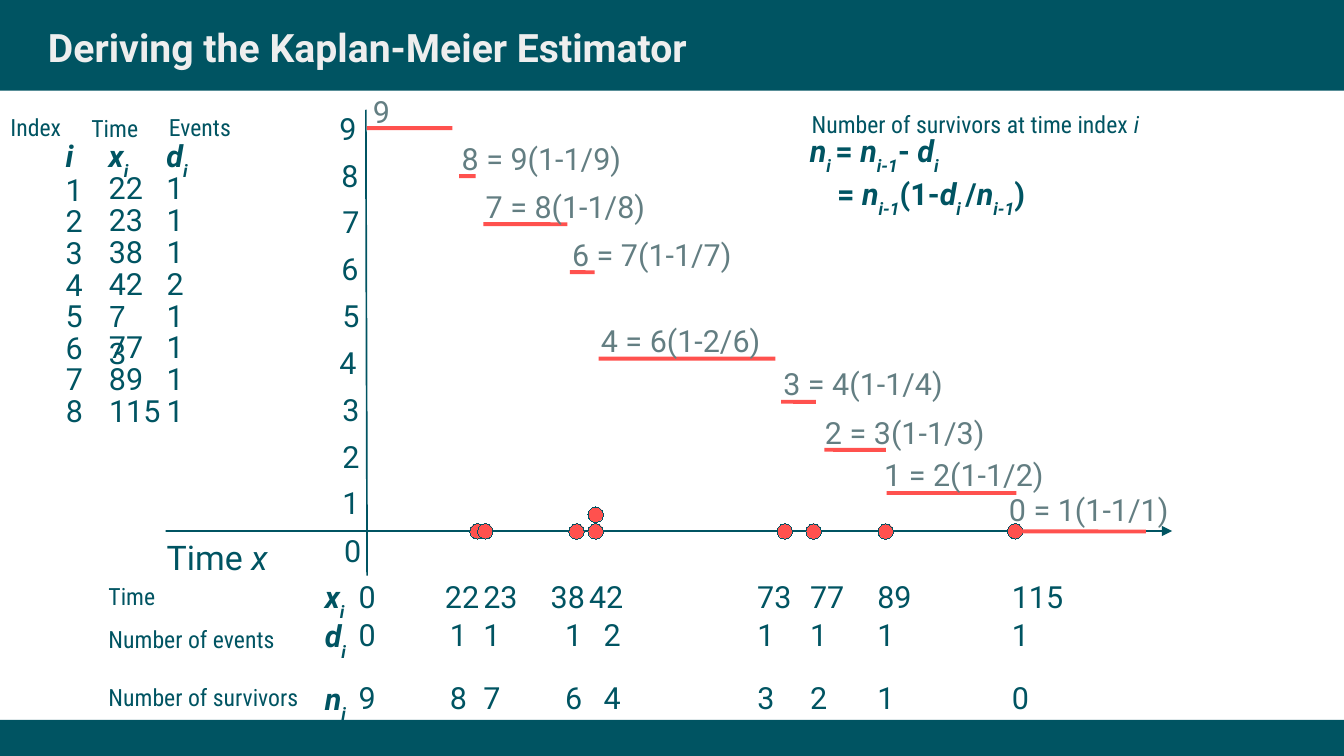
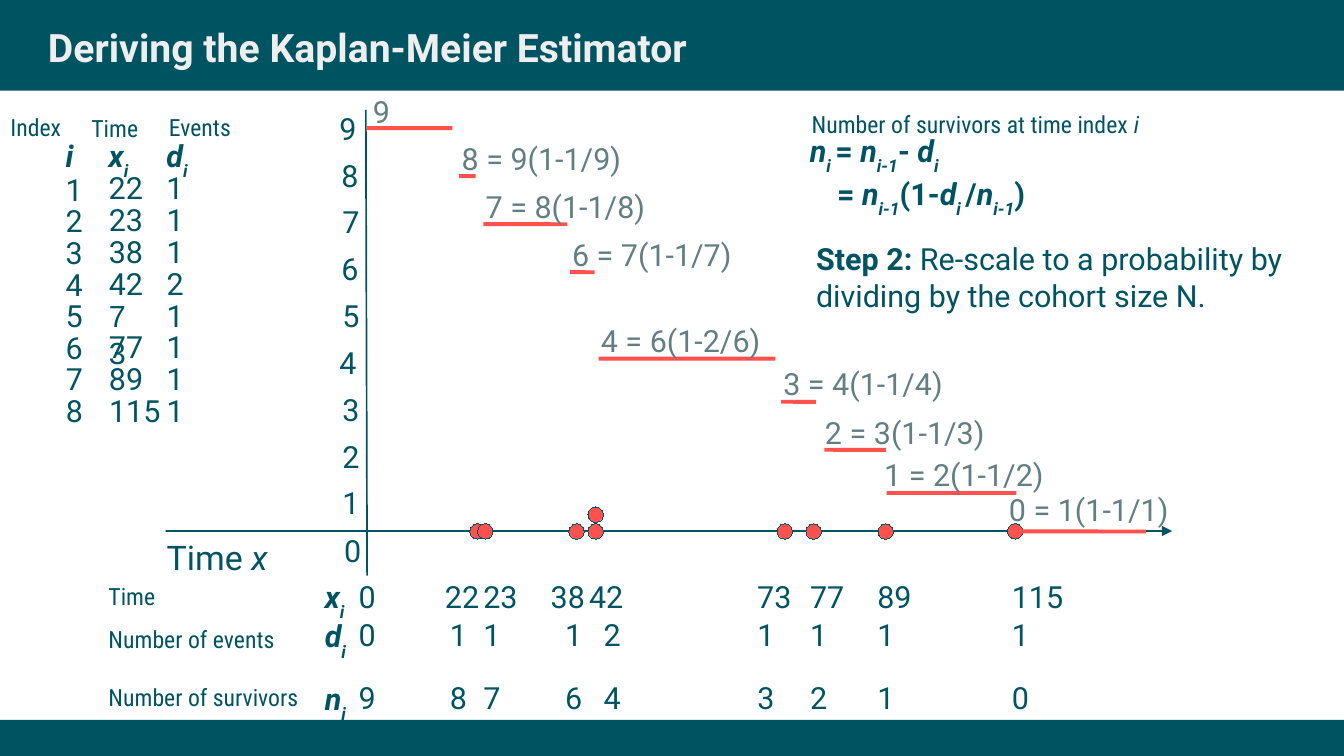
Before and after one commit to jschoeley/survival_analysis-ur-ss22, a slide deck: slide 16 of 06-the_kaplan_meier_estimator/doc/06-the_kaplan_meier_estimator.odp. Drawn at 1344x756 pixels with LibreOffice and Linux fonts; fonts in the diff are those of the drawing. Boxes give left, top, right and bottom in pixels: in the first picture for what was removed or moved away, otherwise in the second. Text is boxed around its words. In the diff, an @@ line names an element or a change of style, - is before the commit and + after.

```diff
--- a/06-the_kaplan_meier_estimator/doc/06-the_kaplan_meier_estimator.odp
+++ b/06-the_kaplan_meier_estimator/doc/06-the_kaplan_meier_estimator.odp
@@ text added at [816,247,1282,314], 18 pt, text #005462 @@
+Step 2: Re-scale to a probability by dividing by the cohort size N.
```
Also in this commit, not shown: 14 other slides changed, 5 other files.
